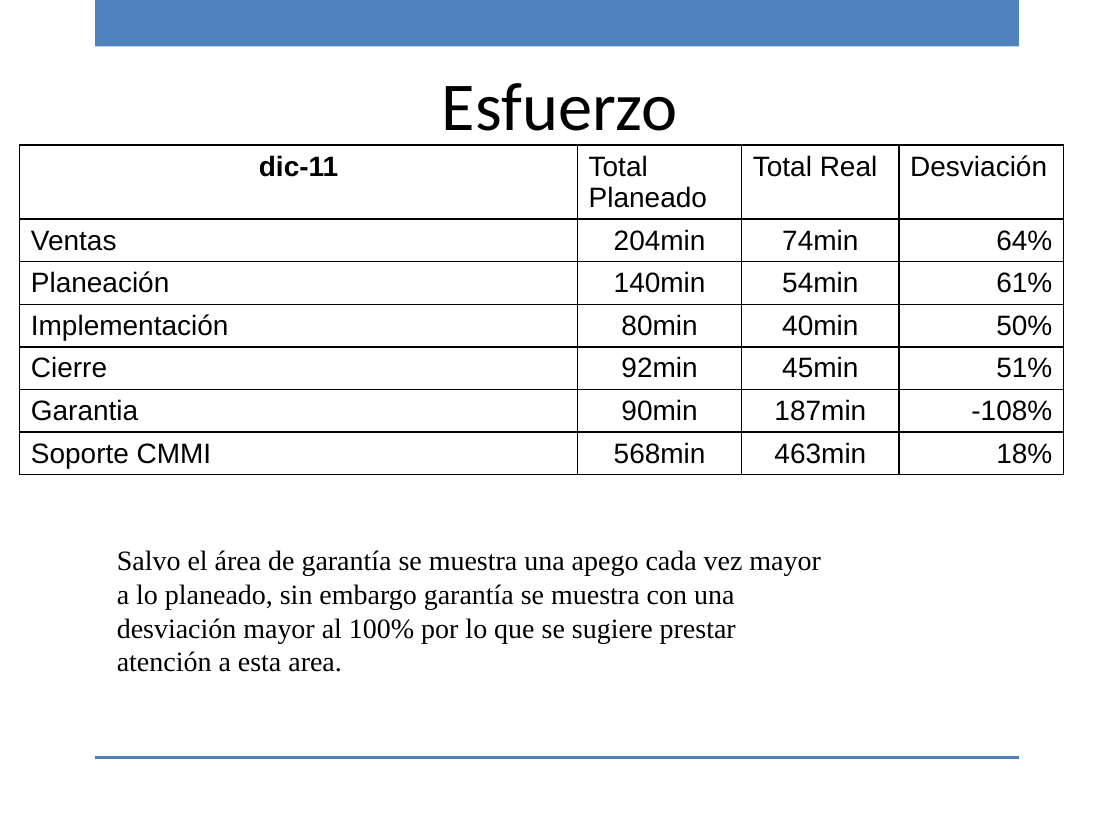
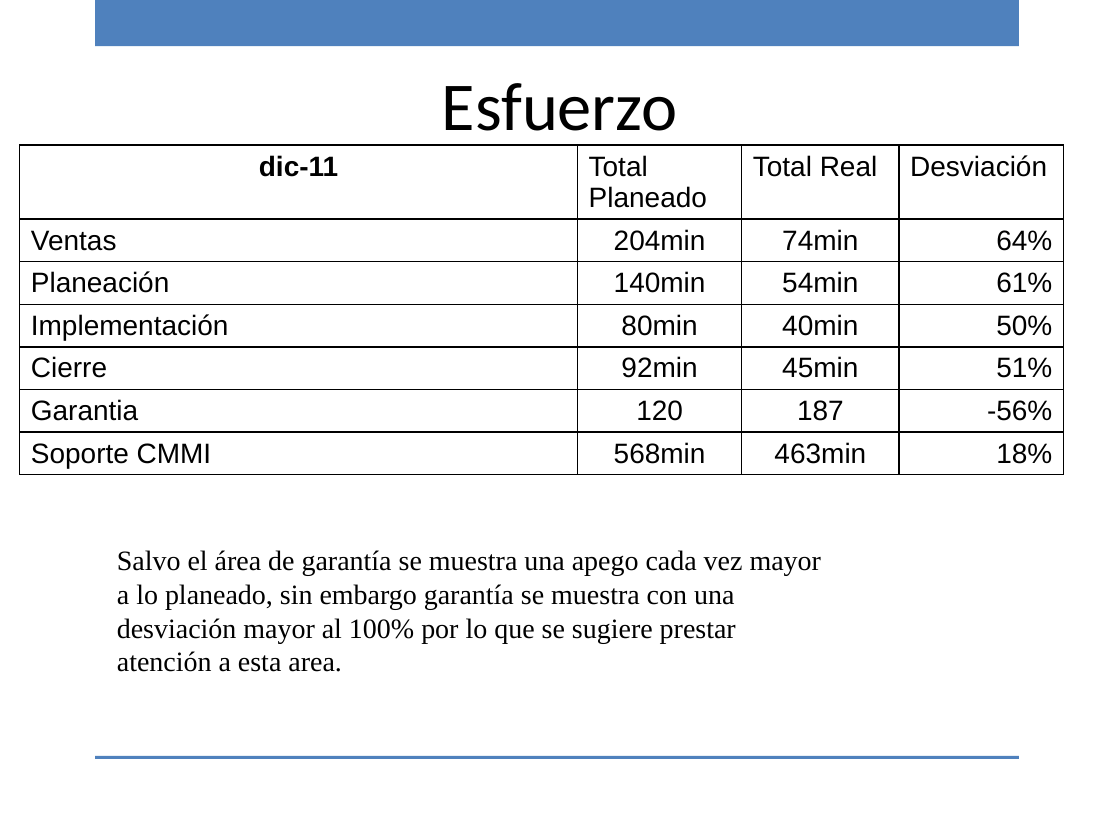
Before and after one commit to ricardo-novelasos/SOSQTP, a slide deck: slide 6 of Proyectos/2015/Métricas y monitoreo/Reporte_monitoreo_151214.pptx. Drawn at 1120x840 pixels with LibreOffice and Linux fonts; fonts in the diff are those of the drawing; background and template pictures are left out. Boxes give left, top, right and bottom in pixels: in the first picture for what was removed or moved away, otherwise in the second. Text is boxed around its words. In the diff, an @@ line names an element or a change of style, - is before the commit and + after.

```diff
--- a/Proyectos/2015/Métricas y monitoreo/Reporte_monitoreo_151214.pptx
+++ b/Proyectos/2015/Métricas y monitoreo/Reporte_monitoreo_151214.pptx
@@ table at (x1=20, y1=146, x2=1064, y2=475) @@
-row 6: Garantia | 90min | 187min | -108%
+row 6: Garantia | 120 | 187 | -56%
```
Also in this commit, not shown: 7 other slides changed.
